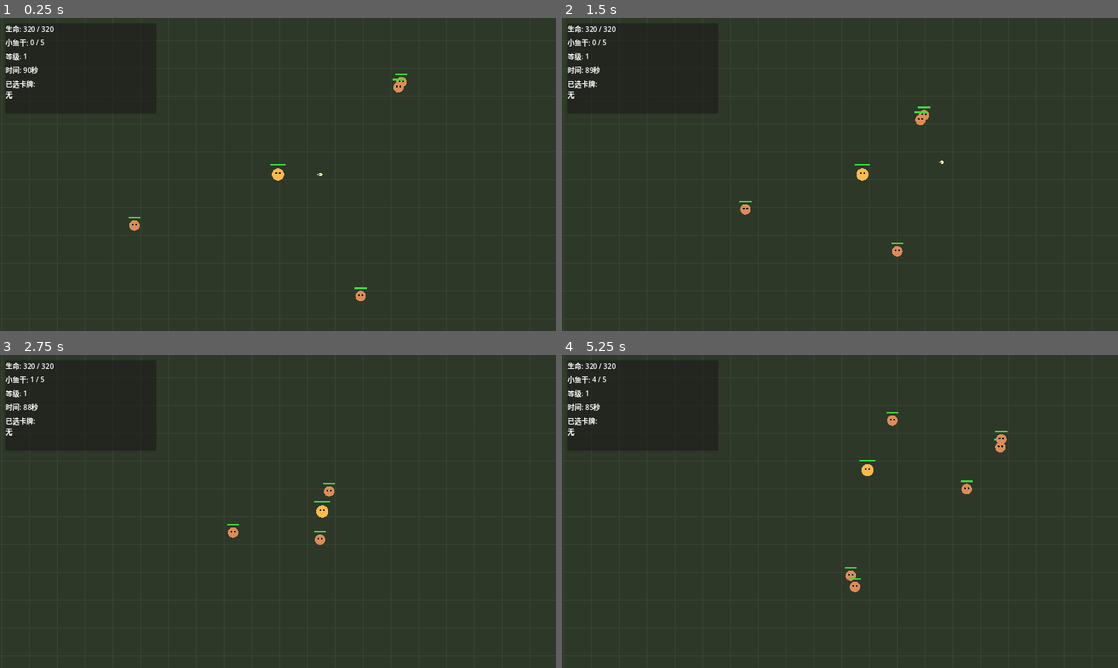
Above: before the commit, frames 1-4 (two rows, left to right).
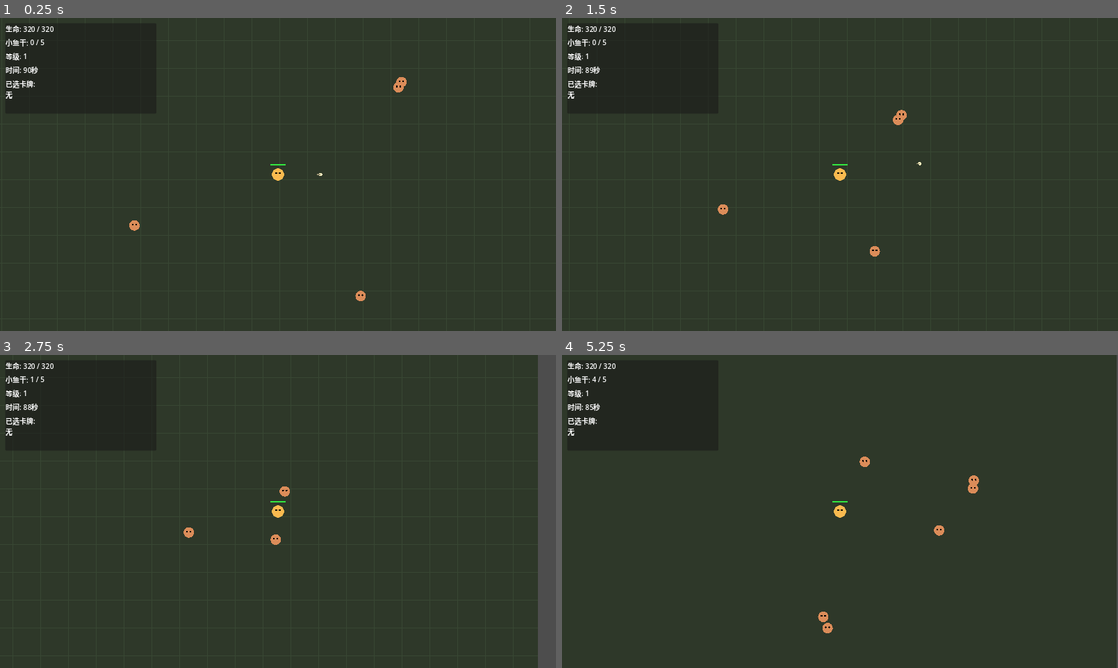
Above: after the commit, the same moments.

Repository: chriszcc1021/superMaomao
Game: Godot game, scene res://scenes/battle/BattleScene.tscn
Two runs of this game, one before a commit and one after it. Both use one fixed random seed, a clock stepped at 60 frames per second and the inputs below. This scene is started directly instead of the project's main scene.
Inputs (mouse positions are in pixels of both pictures, inside the frame that each line leads up to):
- Up to frame 1 (0.25 s): no input
- Up to frame 2 (1.5 s): tap Enter at 0.5 s; move the mouse to (962, 158) at 0.52 s; hold D 0.53-1.25 s; tap B at 0.6 s; click (962, 158) at 0.67 s; tap Space at 0.77 s; drag from (728, 190) to (862, 174) at 1.27 s
- Up to frame 3 (2.75 s): move the mouse to (333, 442) at 2.02 s; hold D from 2.03 s (still down); tap E at 2.1 s
- Up to frame 4 (5.25 s): release D at 2.75 s; drag from (812, 574) to (673, 464) at 2.77 s; move the mouse to (1006, 558) at 3.52 s; hold A 3.53-4.25 s; tap G at 3.6 s; tap Space at 3.77 s; drag from (673, 464) to (856, 486) at 4.27 s; move the mouse to (867, 511) at 5.02 s; hold S from 5.03 s (still down); tap I at 5.1 s; click (867, 511) at 5.17 s

The runs differ from the first frame. In frame 1, less than 0.1% of the frame differs, in the area x 23-74%, y 17-87%; in frame 2, 0.6%; in frame 3, 3.7%, in the area x 33-100%, y 0-100%; in frame 4, 1.0%.

Commit message:
fix: P0/P1 bug fixes
- PlayerCat.take_damage() 加 queue_redraw()，血条实时更新
- Enemy.take_damage() 加 queue_redraw()，精英/Boss 血条实时更新
- Enemy 加 show_hp_bar 变量，小怪血条不再显示，只有精英/Boss 显示
- enemy_data.gd: elite_monkey 和 boss_gorilla_king 加 show_hp_bar: true
- DayManager: 无猫粮田时每天基础产出 3 猫粮，修复前期断粮
- BattleScene._process(): 摄像机每帧跟随玩家，修复摄像机不动 bug

Diff:
--- a/data/enemies/enemy_data.gd
+++ b/data/enemies/enemy_data.gd
@@ -29,13 +29,15 @@
 			"hp": 300.0,
 			"damage": 20.0,
 			"move_speed": 70.0,
-			"fish_drop": 20
+			"fish_drop": 20,
+			"show_hp_bar": true
 		},
 		"boss_gorilla_king": {
 			"display_name": "猩猩大王",
 			"hp": 2000.0,
 			"damage": 30.0,
 			"move_speed": 60.0,
-			"fish_drop": 50
+			"fish_drop": 50,
+			"show_hp_bar": true
 		}
 	}
--- a/scenes/battle/BattleScene.gd
+++ b/scenes/battle/BattleScene.gd
@@ -48,6 +48,8 @@
 func _process(delta: float) -> void:
 	if _battle_over or _battle_paused:
 		return
+	# 摄像机跟随玩家
+	_camera.global_position = _player_cat.global_position
 	if _battle_time_left > 0.0:
 		_battle_time_left = max(_battle_time_left - delta, 0.0)
 		if _battle_time_left <= 0.0:
--- a/scenes/battle/entities/Enemy.gd
+++ b/scenes/battle/entities/Enemy.gd
@@ -14,6 +14,7 @@
 @export var tint_color: Color = Color(0.85, 0.4, 0.25, 1.0)
 
 var current_hp: float = 30.0
+var show_hp_bar: bool = false  # 只有精英怪和 Boss 显示血条
 var _target: Node2D = null
 var _attack_cd: float = 0.0
 
@@ -28,6 +29,7 @@
 	damage = float(definition.get("damage", damage))
 	move_speed = float(definition.get("move_speed", move_speed))
 	fish_drop = int(definition.get("fish_drop", fish_drop))
+	show_hp_bar = bool(definition.get("show_hp_bar", false))
 	_target = player_target
 	current_hp = max_hp
 	tint_color = _resolve_color(enemy_type)
@@ -49,6 +51,7 @@
 
 func take_damage(amount: float) -> void:
 	current_hp -= amount
+	queue_redraw()
 	if current_hp <= 0.0:
 		died.emit(enemy_type, fish_drop, global_position)
 		queue_free()
@@ -57,9 +60,11 @@
 	draw_circle(Vector2.ZERO, 12.0, tint_color)
 	draw_circle(Vector2(-4.0, -2.0), 2.0, Color.BLACK)
 	draw_circle(Vector2(4.0, -2.0), 2.0, Color.BLACK)
-	var hp_ratio: float = clamp(current_hp / max(max_hp, 1.0), 0.0, 1.0)
-	draw_rect(Rect2(Vector2(-14, -20), Vector2(28, 4)), Color(0.15, 0.15, 0.15), true)
-	draw_rect(Rect2(Vector2(-14, -20), Vector2(28 * hp_ratio, 4)), Color(0.25, 0.85, 0.25), true)
+	# 只有精英怪和 Boss 才显示血条
+	if show_hp_bar:
+		var hp_ratio: float = clamp(current_hp / max(max_hp, 1.0), 0.0, 1.0)
+		draw_rect(Rect2(Vector2(-14, -20), Vector2(28, 4)), Color(0.15, 0.15, 0.15), true)
+		draw_rect(Rect2(Vector2(-14, -20), Vector2(28 * hp_ratio, 4)), Color(0.25, 0.85, 0.25), true)
 
 func _resolve_color(id: String) -> Color:
 	match id:
--- a/scenes/battle/entities/PlayerCat.gd
+++ b/scenes/battle/entities/PlayerCat.gd
@@ -73,6 +73,7 @@
 func take_damage(amount: float) -> void:
 	current_hp = max(current_hp - amount, 0.0)
 	hp_changed.emit(current_hp, max_hp)
+	queue_redraw()
 	if current_hp <= 0.0:
 		died.emit()
 
--- a/scenes/camp/DayManager.gd
+++ b/scenes/camp/DayManager.gd
@@ -58,6 +58,9 @@
 		var food_workers: int = min(workers, 3)
 		var food_gain: int = int(GameConstants.FOOD_FARM_OUTPUT_BY_WORKERS.get(food_workers, 3))
 		game_state.add_cat_food(food_gain)
+	else:
+		# 没有猫粮田时提供基础产出，避免前期断粮
+		game_state.add_cat_food(3)
 	if game_state.has_building("gold_mine"):
 		var gold_workers: int = min(max(workers - 3, 0), 2)
 		var gold_gain: int = int(GameConstants.GOLD_MINE_OUTPUT_BY_WORKERS.get(gold_workers, 2))
